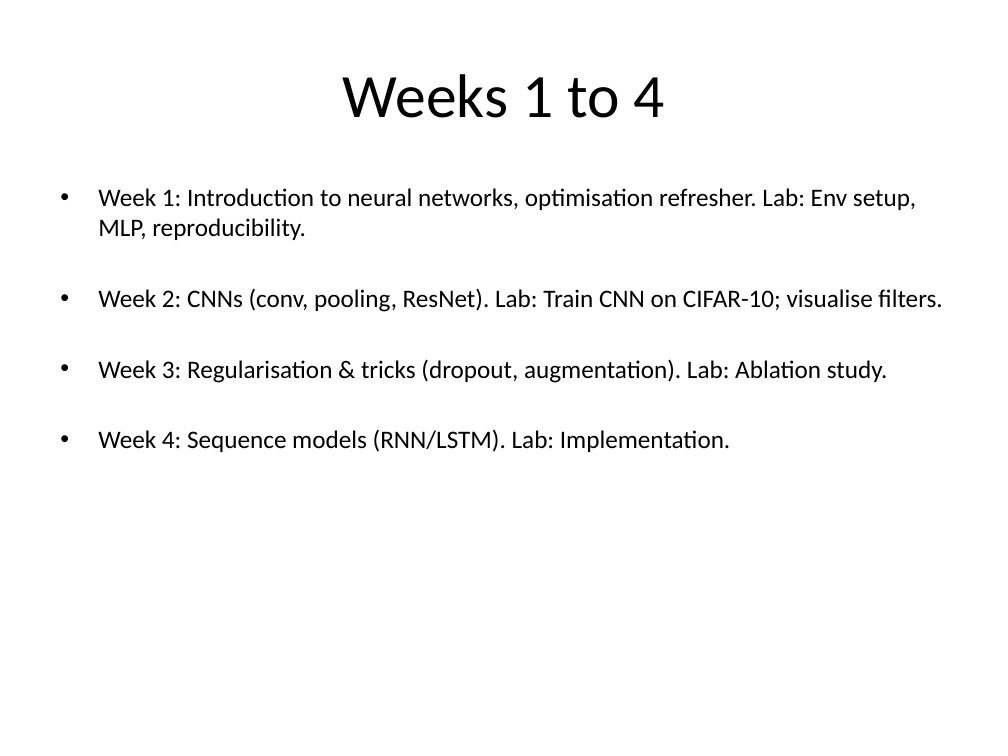
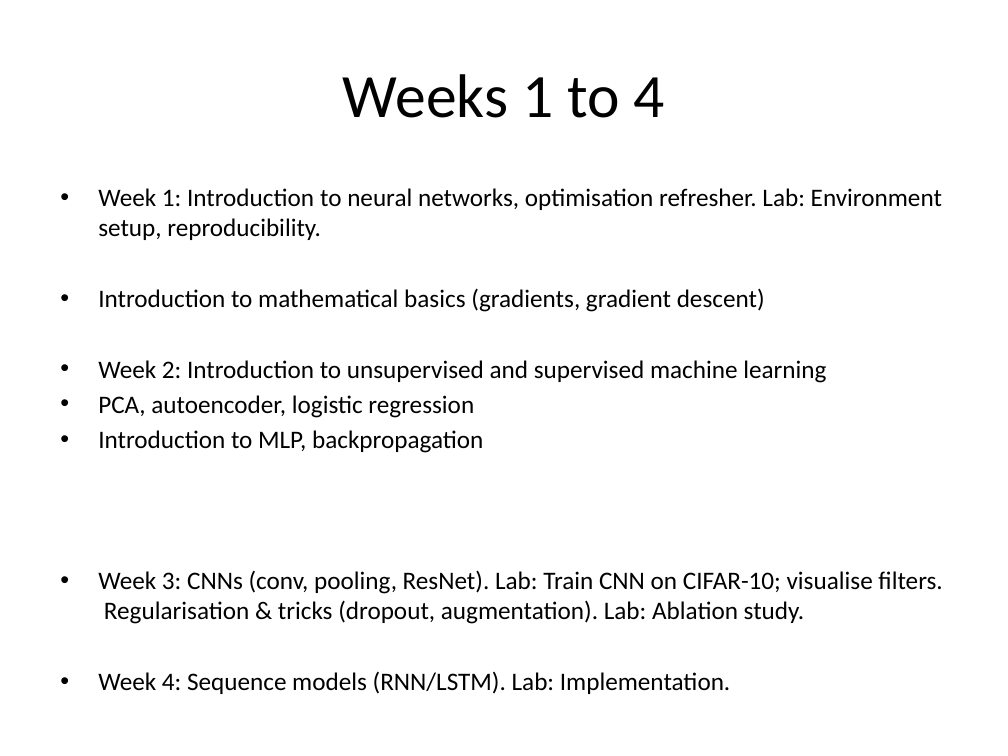
Before and after one commit to neelsoumya/teaching_neural_networks, a slide deck: slide 6 of Deep_Neural_Networks_Module.pptx. Drawn at 1008x756 pixels with LibreOffice and Linux fonts; fonts in the diff are those of the drawing. Boxes give left, top, right and bottom in pixels: in the first picture for what was removed or moved away, otherwise in the second. Text is boxed around its words. In the diff, an @@ line names an element or a change of style, - is before the commit and + after.

```diff
--- a/Deep_Neural_Networks_Module.pptx
+++ b/Deep_Neural_Networks_Module.pptx
@@ text at (x1=98, y1=188, x2=942, y2=624): text changed @@
-• Week 1: Introduction to neural networks, optimisation refresher. Lab: Env setup, MLP, reproducibility.
-• Week 2: CNNs (conv, pooling, ResNet). Lab: Train CNN on CIFAR-10; visualise filters.
-• Week 3: Regularisation & tricks (dropout, augmentation). Lab: Ablation study.
+• Week 1: Introduction to neural networks, optimisation refresher. Lab: Environment setup, reproducibility.
+• Introduction to mathematical basics (gradients, gradient descent)
+• Week 2: Introduction to unsupervised and supervised machine learning
+• PCA, autoencoder, logistic regression
+• Introduction to MLP, backpropagation
+• Week 3: CNNs (conv, pooling, ResNet). Lab: Train CNN on CIFAR-10; visualise filters. Regularisation & tricks (dropout, augmentation). Lab: Ablation study.
```
Also in this commit, not shown: 4 other slides changed, 3 other files.
